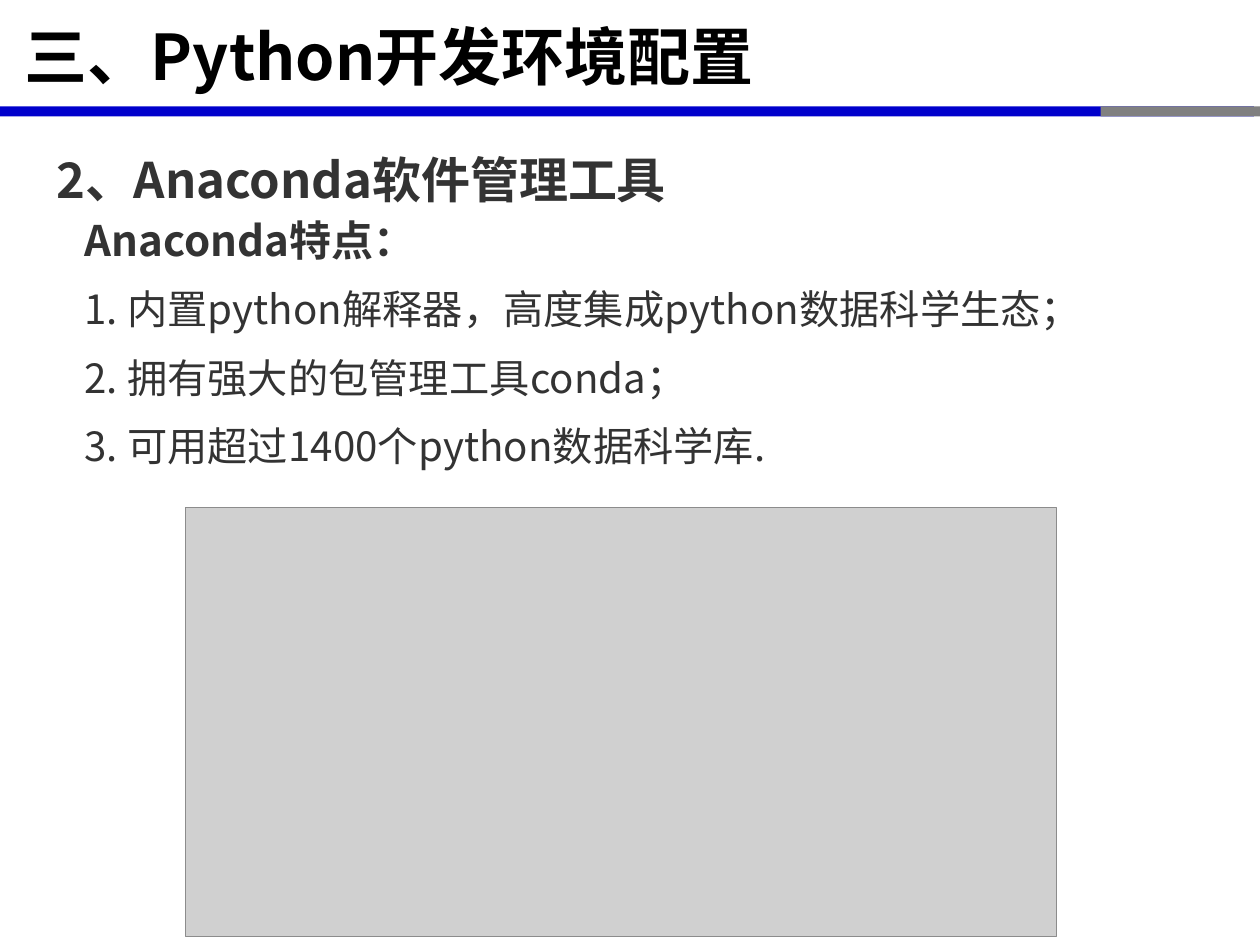
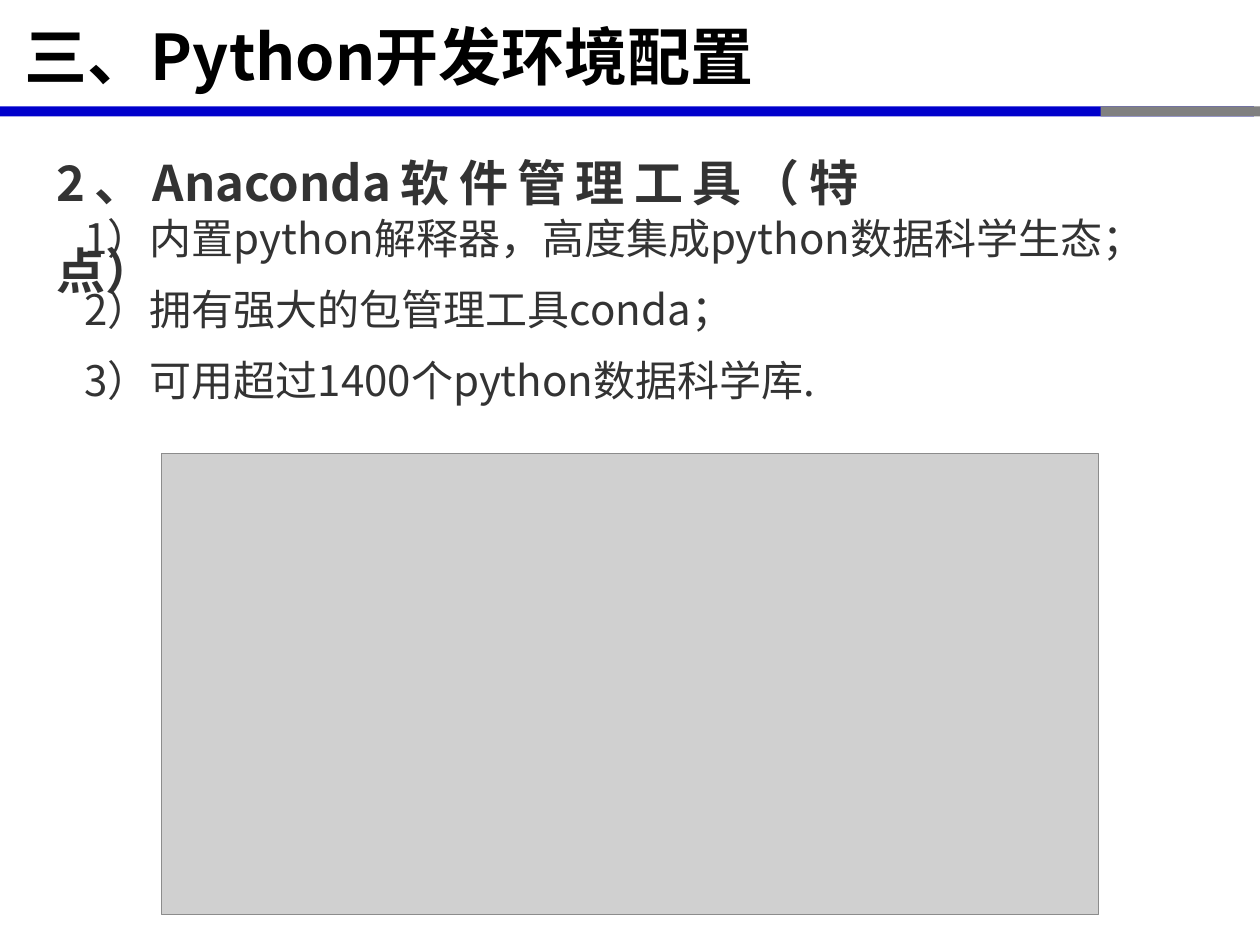
Before and after one commit to xinluo2018/open-source-gis-course, a slide deck: slide 27 of 第3章-开源GIS软件开发环境-6课时/第3章-开源GIS软件开发环境-Python开发环境配置-4学时.pptx (slide 28 before the commit). Drawn at 1260x945 pixels with LibreOffice and Linux fonts; fonts in the diff are those of the drawing; grey boxes stand for pictures. Boxes give left, top, right and bottom in pixels: in the first picture for what was removed or moved away, otherwise in the second. Text is boxed around its words. In the diff, an @@ line names an element or a change of style, - is before the commit and + after.

```diff
--- a/第3章-开源GIS软件开发环境-6课时/第3章-开源GIS软件开发环境-Python开发环境配置-4学时.pptx
+++ b/第3章-开源GIS软件开发环境-6课时/第3章-开源GIS软件开发环境-Python开发环境配置-4学时.pptx
@@ text at [56, 159, 858, 301]: text changed @@
-2、Anaconda软件管理工具
+2、Anaconda软件管理工具（特点）
@@ text at [85, 218, 1145, 406]: text changed; size 23 to 24 pt @@
-Anaconda特点：
-1. 内置python解释器，高度集成python数据科学生态；
-2. 拥有强大的包管理工具conda；
-3. 可用超过1400个python数据科学库.
+1）内置python解释器，高度集成python数据科学生态；
+2）拥有强大的包管理工具conda；
+3）可用超过1400个python数据科学库.
@@ picture: place and size @@
-picture at [185, 508, 1056, 936]
+picture at [161, 454, 1099, 915]
```
Also in this commit, not shown: 6 other slides changed, 1 slide removed, 9 other files.
